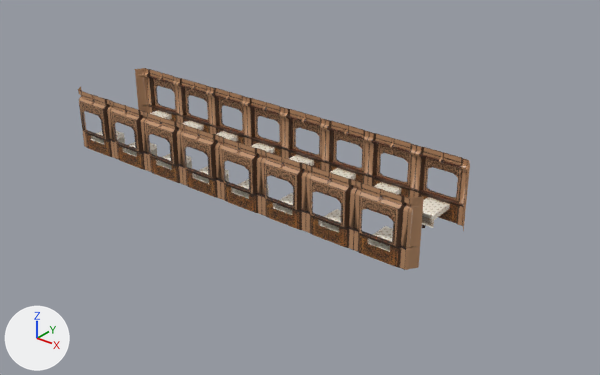
Before and after pictures for a commit that changed the FBX model Assets/Models/diningcar.fbx.
Camera for both pictures: a 50 mm camera at (29.3, -32.5, 20.8) aimed at (2.6, 0.9, 0.1). Every picture has the same lights, and +X, +Y and +Z are marked at lower left. Vertices at the same position are counted once.

In view in the first picture: 'End', 'Wall'.
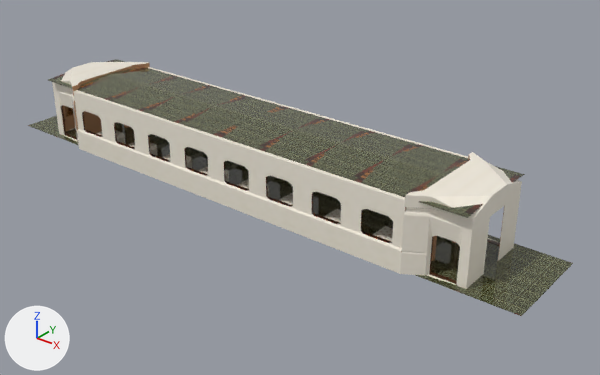
Commit message: added roof, floor, end cap

Boxes (x1, y1, x2, y2) around the edits, measured in the pictures (600 x 375 px):
'Wall', reshaped: before (78, 68, 468, 270); after (73, 67, 468, 274)
'Roof', added: after (48, 59, 525, 218)
'End', reshaped (20% wider, 12% taller): before (78, 68, 470, 270); after (52, 62, 522, 289)
'Floor', added: after (28, 116, 573, 316)
part 1 of me_cube_003, built on: before (410, 160, 470, 204); after (400, 152, 522, 289)
part 2 of me_cube_003, built on: before (78, 68, 146, 91); after (52, 62, 150, 146)
part 3 of me_cube_002, added: after (73, 90, 405, 274)
part 4 of me_cube_002, added: after (148, 67, 468, 158)

The change, as a diff of the scene's bpy script:
```diff
--- a/Assets/Models/diningcar.fbx.py
+++ b/Assets/Models/diningcar.fbx.py
@@ me_cube_002 @@
 # used by ob_wall; location = (0.0, 0.0, 0.0)
-me_cube_002.from_pydata(...)  # 3090 vertices, 3488 faces; spans x -12.0..12.0, y -3.1..3.1, z 0.0..3.8
+me_cube_002.from_pydata(...)  # 3992 vertices, 4672 faces; spans x -12.0..12.0, y -3.2..3.2, z 0.0..3.8
+# me_cube_002 part 3: 451 vertices added at x -12.0..12.0, y -3.2..-2.8, z 0.0..3.8
+# me_cube_002 part 4: 451 vertices added at x -12.0..12.0, y 2.8..3.2, z 0.0..3.8
 me_cube_002.materials.append(mat_material)
@@ me_cube_003 @@
 # used by ob_end; location = (0.0, 0.0, 0.0)
-me_cube_003.from_pydata(...)  # 116 vertices, 80 faces; spans x -12.4..12.4, y -2.8..2.8, z 0.0..3.8
+me_cube_003.from_pydata(...)  # 1214 vertices, 1580 faces; spans x -15.1..15.1, y -3.2..3.2, z 0.0..4.1
+# me_cube_003 part 1: 6 vertices removed from x 12.0..12.4, y -2.8..2.8, z 3.8; 555 vertices added at x 12.0..15.1, y -3.2..3.2, z 0.0..4.1
+# me_cube_003 part 2: 6 vertices removed from x -12.4..-12.0, y -2.8..2.8, z 3.8; 555 vertices added at x -15.1..-12.0, y -3.2..3.2, z 0.0..4.1
 me_cube_003.materials.append(mat_material)
@@ me_cube_007 @@
+me_cube_007.from_pydata(...)  # 712 vertices, 600 faces; spans x -18.0..18.0, y -2.9..2.9, z -0.1..0.0
+me_cube_007.materials.append(mat_material)  # picture img_traintex1_png
@@ me_cube_008 @@
+me_cube_008.from_pydata(...)  # 620 vertices, 500 faces; spans x -15.0..15.0, y -2.9..2.9, z 3.8..4.0
+me_cube_008.materials.append(mat_material)  # picture img_traintex1_png
@@ ob_floor @@
+ob_floor = bpy.data.objects.new('Floor', me_cube_007)
+ob_floor.location = (0.0, 0.0, 0.0)
@@ ob_roof @@
+ob_roof = bpy.data.objects.new('Roof', me_cube_008)
+ob_roof.location = (0.0, 0.0, 0.0)
```
